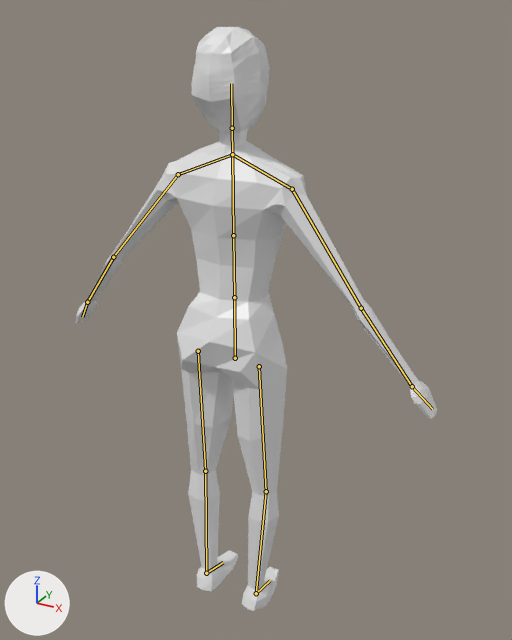
A saved change to the Blender file Assets/Models/blend/charakter.blend.
Camera for both pictures: a 50 mm camera at (1.033, -1.742, 1.952) aimed at (-0.075, 0.273, 0.945). Arrows for +X, +Y and +Z are at lower left; the lights stay in place. The bones that bend it are drawn over the model as lines.

Objects in the first picture: 'charaket_mesh'.
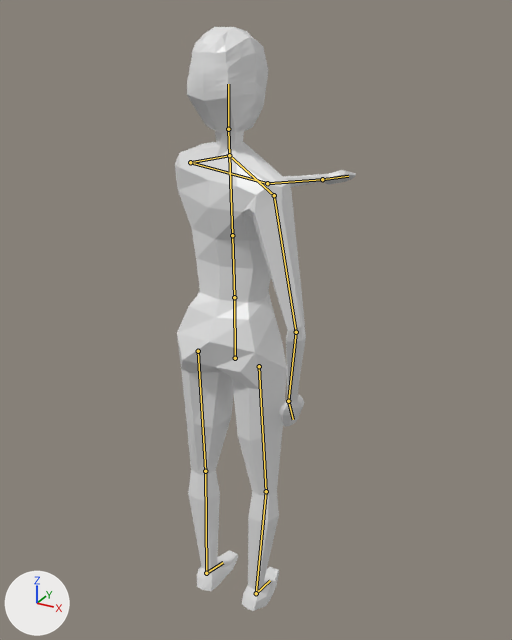
The newer file adds an action. The first version stands in its rest pose; the second is drawn at frame 12 of the action 'interact'.

What differs and where, as boxes (x1, y1, x2, y2) in the pictures (512 x 640 px):
'charaket_mesh', posed (50% narrower): before (76, 27, 437, 611); after (175, 27, 356, 611)
bone 'lower_spine', root to tip: before (234, 297) to (233, 235); after (234, 297) to (232, 235)
bone 'upper_spine', root to tip: before (233, 235) to (232, 154); after (232, 235) to (229, 155)
bone 'head', root to tip: before (232, 128) to (231, 83); after (228, 129) to (228, 84)
bone 'shoulder.l', root to tip: before (232, 154) to (178, 174); after (229, 155) to (190, 162)
bone 'upper_arm.l', root to tip: before (178, 174) to (113, 257); after (190, 162) to (267, 183)
bone 'lower_arm.l', root to tip: before (113, 257) to (87, 302); after (267, 183) to (322, 179)
bone 'shoulder.r', root to tip: before (232, 154) to (292, 189); after (229, 155) to (274, 195)
bone 'upper_arm.r', root to tip: before (292, 189) to (361, 308); after (274, 195) to (296, 332)
bone 'lower_arm.r', root to tip: before (361, 308) to (412, 386); after (296, 332) to (288, 401)

What changed in the scene script:
```text
Change bone_lower_spine:
    where bone_lower_spine = bpy.data.objects['Armature'].pose.bones['lower_spine']  # child of 'ROOT'
    bone_lower_spine.rotation_quaternion: (1.0, 0.0, 0.0, 0.0) -> (1.0, -0.012, 0.0, 0.0)  # degrees (0, 0, 0) -> degrees (-1, 0, 0)
Change bone_upper_spine:
    where bone_upper_spine = bpy.data.objects['Armature'].pose.bones['upper_spine']  # child of 'lower_spine'
    bone_upper_spine.rotation_quaternion: (1.0, 0.0, 0.0, 0.0) -> (0.999, -0.011, -0.034, -0.001)  # degrees (0, 0, 0) -> degrees (-1, -4, 0)
Change bone_head:
    where bone_head = bpy.data.objects['Armature'].pose.bones['head']  # child of 'neck'
    bone_head.rotation_quaternion: (1.0, 0.0, 0.0, 0.0) -> (0.999, 0.039, 0.0, 0.0)  # degrees (0, 0, 0) -> degrees (4, 0, 0)
Change bone_shoulder_l:
    where bone_shoulder_l = bpy.data.objects['Armature'].pose.bones['shoulder.l']  # child of 'upper_spine'
    bone_shoulder_l.rotation_quaternion: (1.0, 0.0, 0.0, 0.0) -> (0.986, 0.145, 0.049, 0.06)  # degrees (0, 0, 0) -> degrees (17, 5, 8)
Change bone_upper_arm_l:
    where bone_upper_arm_l = bpy.data.objects['Armature'].pose.bones['upper_arm.l']  # child of 'shoulder.l'
    bone_upper_arm_l.rotation_quaternion: (1.0, 0.0, 0.0, 0.0) -> (0.792, 0.594, 0.144, -0.001)  # degrees (0, 0, 0) -> degrees (75, 13, 10)
Change bone_lower_arm_l:
    where bone_lower_arm_l = bpy.data.objects['Armature'].pose.bones['lower_arm.l']  # child of 'upper_arm.l'
    bone_lower_arm_l.rotation_quaternion: (1.0, 0.0, 0.0, 0.0) -> (0.995, 0.068, -0.02, 0.074)  # degrees (0, 0, 0) -> degrees (8, -3, 8)
Change bone_shoulder_r:
    where bone_shoulder_r = bpy.data.objects['Armature'].pose.bones['shoulder.r']  # child of 'upper_spine'
    bone_shoulder_r.rotation_quaternion: (1.0, 0.0, 0.0, 0.0) -> (0.988, 0.142, 0.058, 0.0)  # degrees (0, 0, 0) -> degrees (16, 7, 1)
Change bone_upper_arm_r:
    where bone_upper_arm_r = bpy.data.objects['Armature'].pose.bones['upper_arm.r']  # child of 'shoulder.r'
    bone_upper_arm_r.rotation_quaternion: (1.0, 0.0, 0.0, 0.0) -> (0.983, 0.015, -0.002, -0.182)  # degrees (0, 0, 0) -> degrees (2, 0, -21)
Change bone_lower_arm_r:
    where bone_lower_arm_r = bpy.data.objects['Armature'].pose.bones['lower_arm.r']  # child of 'upper_arm.r'
    bone_lower_arm_r.rotation_quaternion: (1.0, 0.0, 0.0, 0.0) -> (0.972, -0.022, 0.01, -0.235)  # degrees (0, 0, 0) -> degrees (-3, 1, -27)
```
